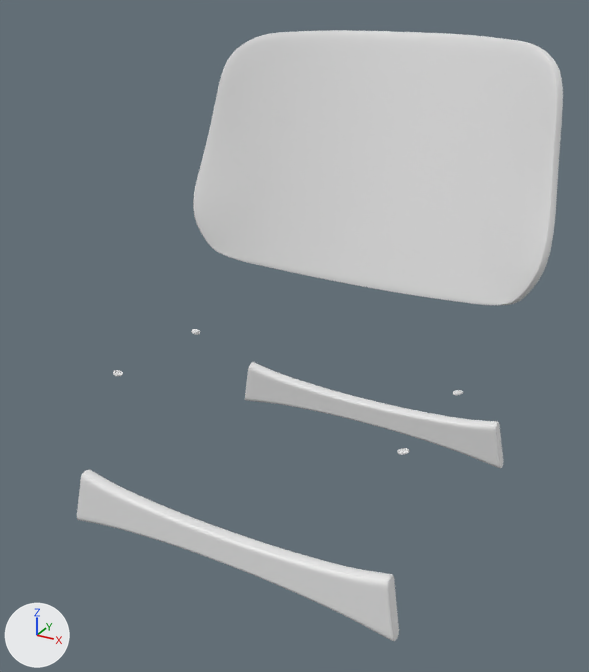
The Blender file Chair.blend as it was, and as the next commit left it.
Before and after are seen from a 50 mm lens placed at (2.07, -3.91, 4.47), pointed at (-0.02, -0.11, 2.57). Lighting does not change. The marker at lower left points along +X, +Y and +Z.

In view in the first picture: 'Back Bar', 'Backrest', 'Front Bar', 'Screw Front Seat'.
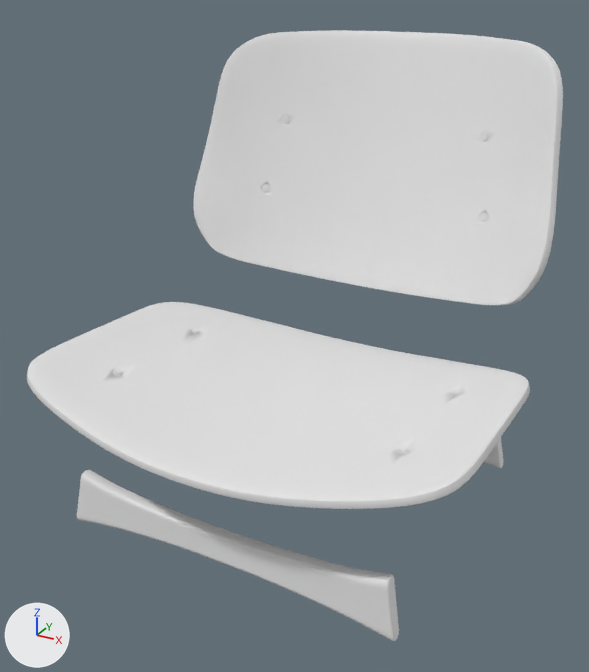
The edits, one by one:
Object 'Seat' (ob_seat) is now shown.
Object 'Screw Front Seat' (ob_screw_front_seat) is now hidden.
Object 'Screw Front Seat Boolean Cut' (ob_screw_front_seat_boolean_cut) is now shown.

What differs and where, as boxes (x1, y1, x2, y2) in the pictures (589 x 672 px):
'Seat', shown: after (27, 302, 530, 509)
'Screw Front Seat', hidden: before (113, 370, 409, 455)
'Screw Front Seat Boolean Cut', shown: after (113, 369, 409, 453)
'Back Bar', unchanged, covered by the edit: before (245, 362, 503, 468); after (484, 438, 503, 468)
